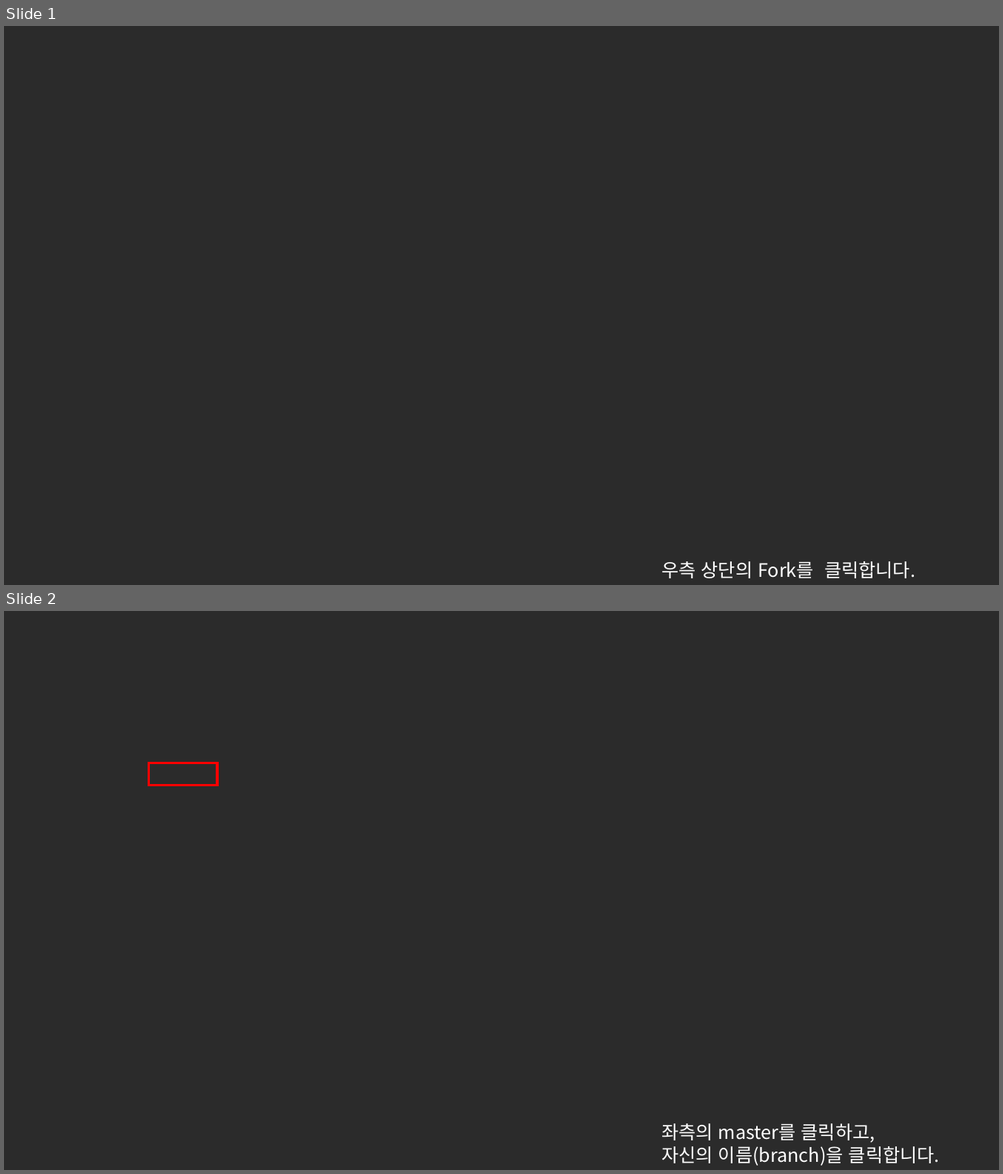
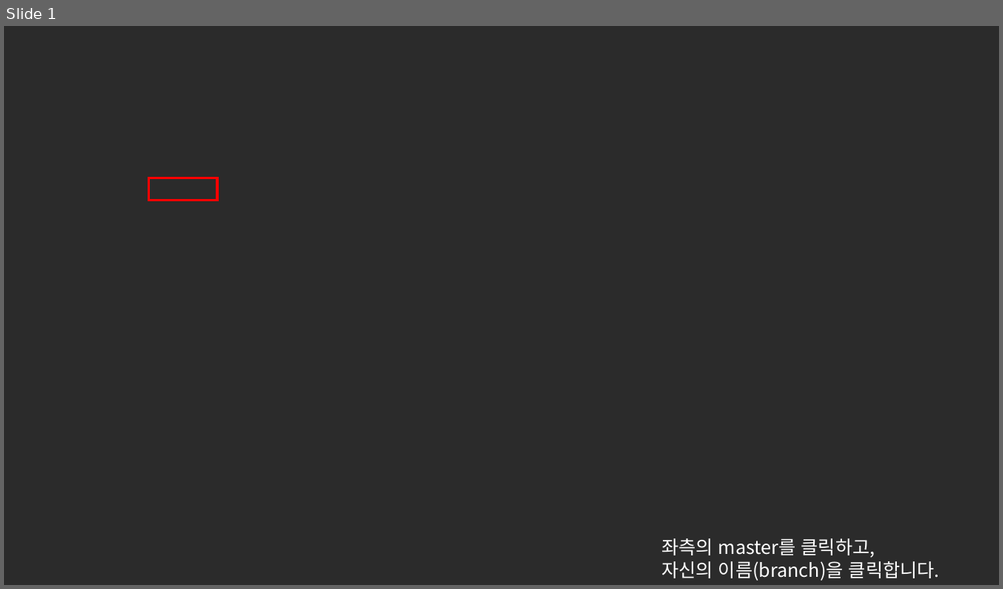
Before and after one commit to KwangryeolPark/University.3rd.winter.vacation.AI, a slide deck: git_github/처음에 해야하는 것/Progress.pptx. Shown one above the other, each under a label of ours: slides 1 and 2 before the commit, slide 1 after it. The pictures are 1003x1174 and 1003x589 pixels, drawn with LibreOffice and Linux fonts; fonts in the diff are those of the drawing; background and template pictures are left out; a plain dark background stands for a picture behind light text. Boxes give left, top, right and bottom in pixels: in the first picture for what was removed or moved away, otherwise in the second. Text is boxed around its words. In the diff, an @@ line names an element or a change of style, - is before the commit and + after.

```diff
--- a/git_github/처음에 해야하는 것/Progress.pptx
+++ b/git_github/처음에 해야하는 것/Progress.pptx
@@ slide 1 removed at bbox=[4, 26, 999, 585], background picture (left out) @@
@@ text removed at bbox=[661, 562, 915, 579] @@
-우측 상단의 Fork를 클릭합니다.
@@ what was slide 2 is now slide 1 @@
```
